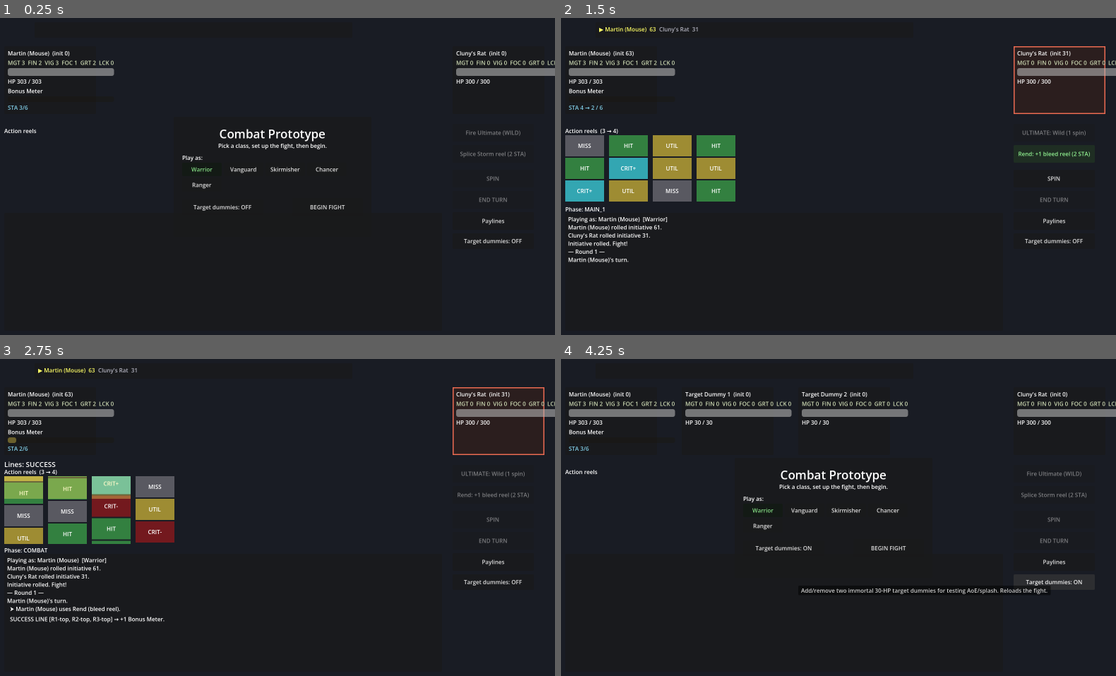
Above: before the commit, frames 1-4 (two rows, left to right).
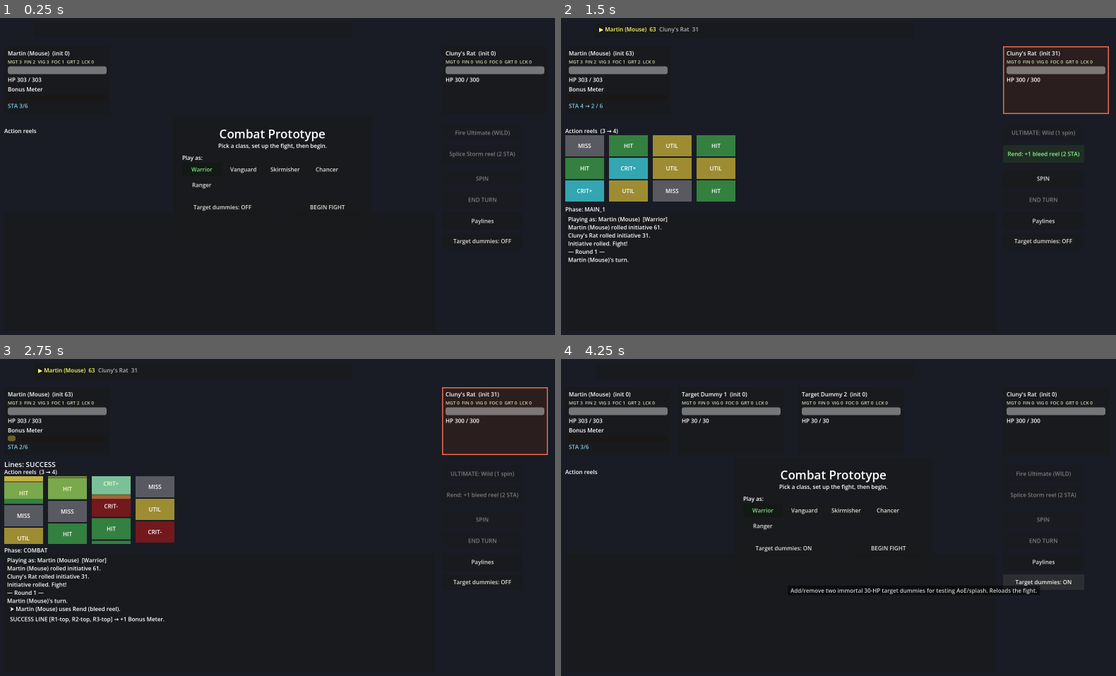
Above: after the commit, the same moments.

Repository: djkipyaboy/bunnies
Game: Godot game, scene res://combat/combat.tscn
Two runs of this game, one before a commit and one after it. Both use one fixed random seed, a clock stepped at 60 frames per second and the inputs below.
Inputs:
- Up to frame 1 (0.25 s): no input
- Up to frame 2 (1.5 s): click "BEGIN FIGHT" at 0.5 s; click "Rend: +1 bleed reel (2 STA)" at 1.25 s
- Up to frame 3 (2.75 s): click "SPIN" at 2 s
- Up to frame 4 (4.25 s): click "Paylines" at 2.75 s; click "Target dummies: OFF" at 3.5 s

The runs differ from the first frame. In frame 1, 1.8% of the frame differs, in the area x 1-100%, y 10-72%; in frame 2, 2.1%; in frame 3, 2.0%; in frame 4, 3.4%, in the area x 1-100%, y 10-75%.

Commit message:
fix(ui): widen combatant panels so target outline contains all content
The VBox stretched HP/meter/status bars to the width of the 6-stat line, which
overflowed the 260px panel border (and thus the target-selection outline). Widen
the panel to 300px / rows to 280px and shrink the stats font; reflow panel/button/
log positions for the wider panels. 48 suites green.

Co-Authored-By: Claude Opus 4.8 <noreply@anthropic.com>
Claude-Session: https://claude.ai/code/session_0198k91yo8U7weUvqw2G5egb

Diff:
--- a/combat/combat.gd
+++ b/combat/combat.gd
@@ -174,17 +174,17 @@
 
 	# Enemy panel anchors the right column (the action buttons stack beneath it).
 	_enemy_panel = CombatantPanel.new()
-	_enemy_panel.position = Vector2(1310, 80)
+	_enemy_panel.position = Vector2(1280, 80)
 	add_child(_enemy_panel)
 	_panels[_enemy] = _enemy_panel
 
 	# Target-dummy panels sit in the free center gap between the PC and enemy panels (same top, so the
 	# action-reels relayout below the panels is unaffected). Each is a normal CombatantPanel so every
 	# existing _panels[c] refresh path works unchanged.
-	var dummy_positions: Array[Vector2] = [Vector2(370, 80), Vector2(700, 80)]
+	var dummy_positions: Array[Vector2] = [Vector2(360, 80), Vector2(700, 80)]
 	for i: int in range(_dummies.size()):
 		var dp := CombatantPanel.new()
-		dp.position = dummy_positions[i] if i < dummy_positions.size() else Vector2(370 + i * 330, 80)
+		dp.position = dummy_positions[i] if i < dummy_positions.size() else Vector2(360 + i * 340, 80)
 		add_child(dp)
 		_panels[_dummies[i]] = dp
 
@@ -214,7 +214,7 @@
 	# up to (but clear of) the right-hand button column; height is set by _relayout_action_block.
 	_log_bg = Panel.new()
 	_log_bg.position = Vector2(40, 540)
-	_log_bg.size = Vector2(1240, 134)
+	_log_bg.size = Vector2(1220, 134)
 	add_child(_log_bg)
 
 	_log_box = RichTextLabel.new()
@@ -222,11 +222,11 @@
 	_log_box.scroll_active = true
 	_log_box.scroll_following = true
 	_log_box.position = Vector2(48, 546)
-	_log_box.size = Vector2(1226, 122)
+	_log_box.size = Vector2(1206, 122)
 	add_child(_log_box)
 
 	# Right-hand action-button column, stacked beneath the enemy panel. BTN_X aligns with the enemy panel.
-	const BTN_X: float = 1310.0
+	const BTN_X: float = 1280.0
 	const BTN_SIZE := Vector2(230, 50)
 
 	_ultimate_button = Button.new()
@@ -431,8 +431,8 @@
 		hit.flat = true
 		hit.modulate = Color(1, 1, 1, 0)  # invisible; input is gated by mouse_filter, not alpha
 		hit.position = panel.position
-		hit.custom_minimum_size = Vector2(260, 192)
-		hit.size = Vector2(260, 192)
+		hit.custom_minimum_size = Vector2(300, 192)
+		hit.size = Vector2(300, 192)
 		hit.tooltip_text = "Click to make %s your primary target." % c.display_name
 		hit.pressed.connect(_select_target.bind(c))
 		add_child(hit)
--- a/combat/ui/combatant_panel.gd
+++ b/combat/ui/combatant_panel.gd
@@ -16,13 +16,16 @@
 var _meter_flash_tween: Tween
 
 func _ready() -> void:
-	# Tall enough to contain all rows (name, HP bar+text, Bonus Meter, Stamina, status effects)
-	# without spilling onto the Action-reels caption positioned below the panel.
-	custom_minimum_size = Vector2(260, 192)
+	# Wide enough that the widest row (the 6-stat line, which the VBox stretches every bar to) stays
+	# INSIDE the panel border — so the target-selection outline wraps all the content (player feedback
+	# 2026-06-26). Tall enough for every row without spilling onto the Action-reels caption below.
+	const PANEL_W: float = 300.0
+	const ROW_W: float = 280.0
+	custom_minimum_size = Vector2(PANEL_W, 192)
 	size = custom_minimum_size
 	var box := VBoxContainer.new()
 	box.position = Vector2(10, 8)
-	box.custom_minimum_size = Vector2(240, 176)
+	box.custom_minimum_size = Vector2(ROW_W, 176)
 	add_child(box)
 
 	_name_label = Label.new()
@@ -30,11 +33,12 @@
 
 	_stats_label = Label.new()
 	_stats_label.add_theme_color_override("font_color", Color(0.8, 0.85, 0.7))
+	_stats_label.add_theme_font_size_override("font_size", 13)  # fit the 6-stat line within ROW_W
 	box.add_child(_stats_label)
 
 	_hp_bar = ProgressBar.new()
 	_hp_bar.show_percentage = false
-	_hp_bar.custom_minimum_size = Vector2(240, 22)
+	_hp_bar.custom_minimum_size = Vector2(ROW_W, 22)
 	box.add_child(_hp_bar)
 
 	_hp_label = Label.new()
@@ -47,7 +51,7 @@
 
 	_meter_bar = ProgressBar.new()
 	_meter_bar.show_percentage = false
-	_meter_bar.custom_minimum_size = Vector2(240, 16)
+	_meter_bar.custom_minimum_size = Vector2(ROW_W, 16)
 	_meter_bar.modulate = Color(0.9, 0.8, 0.3)
 	box.add_child(_meter_bar)
 
@@ -59,7 +63,7 @@
 	_status_label.bbcode_enabled = true
 	_status_label.fit_content = true
 	_status_label.scroll_active = false
-	_status_label.custom_minimum_size = Vector2(240, 20)
+	_status_label.custom_minimum_size = Vector2(ROW_W, 20)
 	box.add_child(_status_label)
 
 ## Binds this panel to [param c] and wires its signals.
